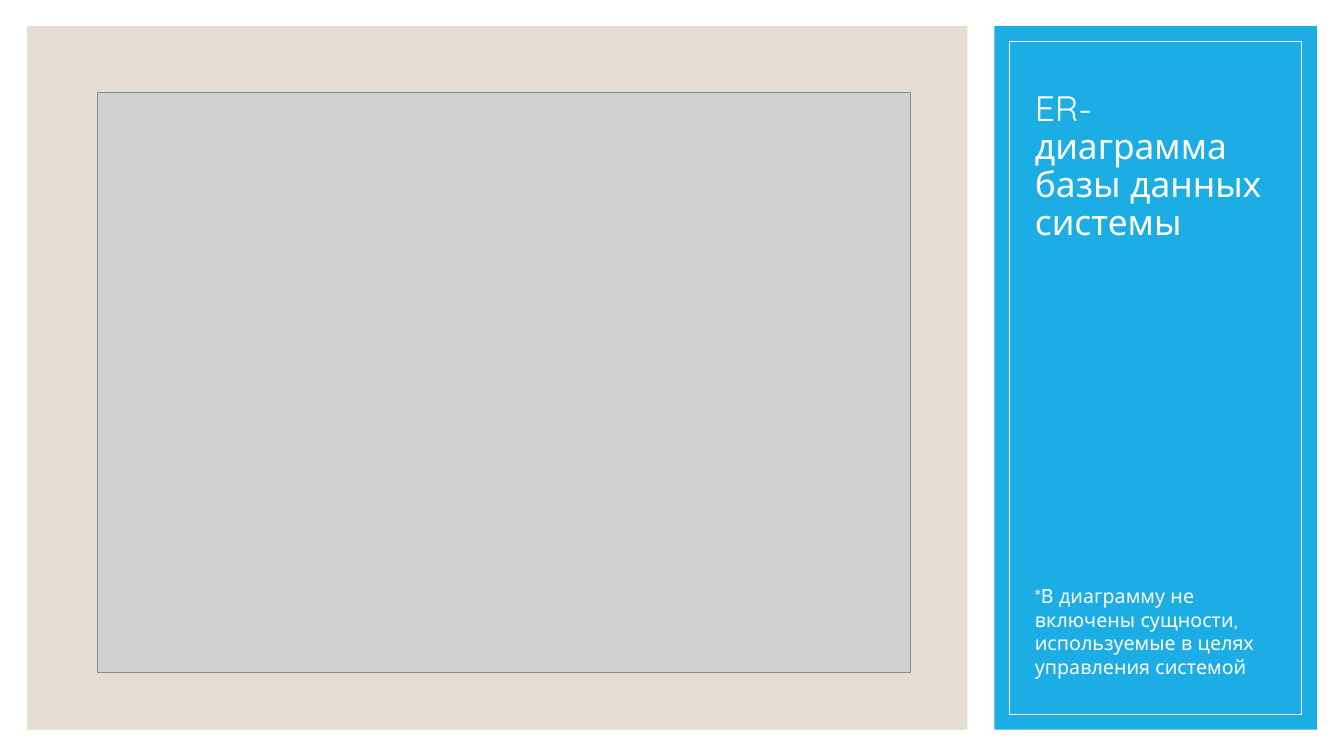
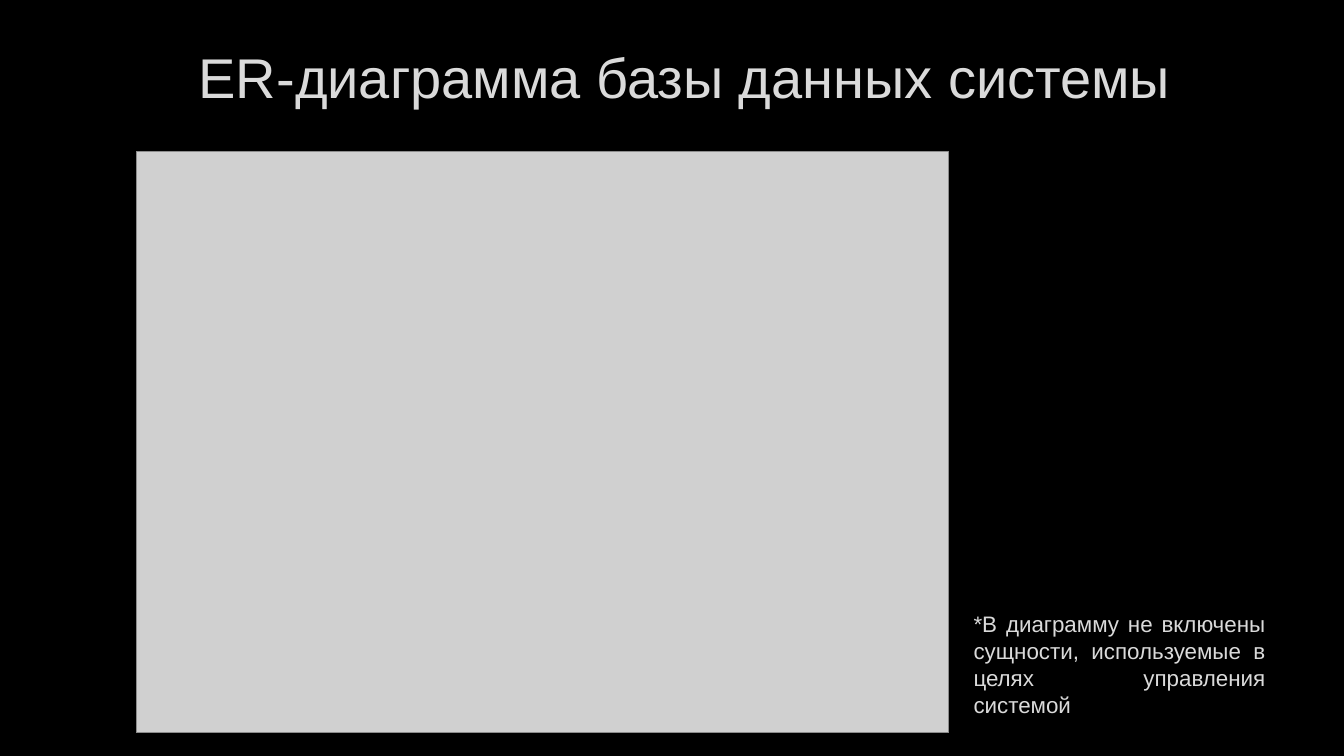
Before and after one commit to PolMarzia/diplom, a slide deck: slide 7 of Prez.pptx. Drawn at 1344x756 pixels with LibreOffice and Linux fonts; fonts in the diff are those of the drawing; grey boxes stand for pictures; background and template pictures are left out. Boxes give left, top, right and bottom in pixels: in the first picture for what was removed or moved away, otherwise in the second. Text is boxed around its words. In the diff, an @@ line names an element or a change of style, - is before the commit and + after.

```diff
--- a/Prez.pptx
+++ b/Prez.pptx
@@ background #FFFFFF to picture (left out) @@
@@ rectangle removed at bbox=[27, 26, 968, 730] @@
@@ text "ER-диаграмма базы данных системы": place and size @@
-text "ER-диаграмма базы данных системы" at bbox=[1035, 96, 1261, 236]
+text "ER-диаграмма базы данных системы" at bbox=[199, 57, 1170, 108]
@@ text "ER-диаграмма базы данных системы" at bbox=[199, 57, 1170, 108]: size 25.2 to 40 pt, font Quicksand to Arial, text colour #FFFFFF to #DADADA, letter outline none to #404040 0.75 pt; alignment left to centre; line spacing 0.9 to 1; vertical alignment bottom to middle @@
@@ rectangle removed at bbox=[994, 26, 1317, 730] @@
@@ rectangle removed at bbox=[1009, 41, 1302, 715] @@
@@ picture: place and size @@
-picture at bbox=[98, 92, 910, 673]
+picture at bbox=[136, 152, 949, 733]
@@ text "*В диаграмму не включены сущности, ...": place and size @@
-text "*В диаграмму не включены сущности, ..." at bbox=[1035, 589, 1254, 679]
+text "*В диаграмму не включены сущности, ..." at bbox=[974, 616, 1266, 714]
@@ text "*В диаграмму не включены сущности, ..." at bbox=[974, 616, 1266, 714]: size 14 to 16 pt, font Quicksand to Arial, text colour #FFFFFF to #DADADA, letter outline none to #404040 0.75 pt; alignment left to justified; more space between paragraphs @@
```
Also in this commit, not shown: 15 other slides changed, 1 other file.
